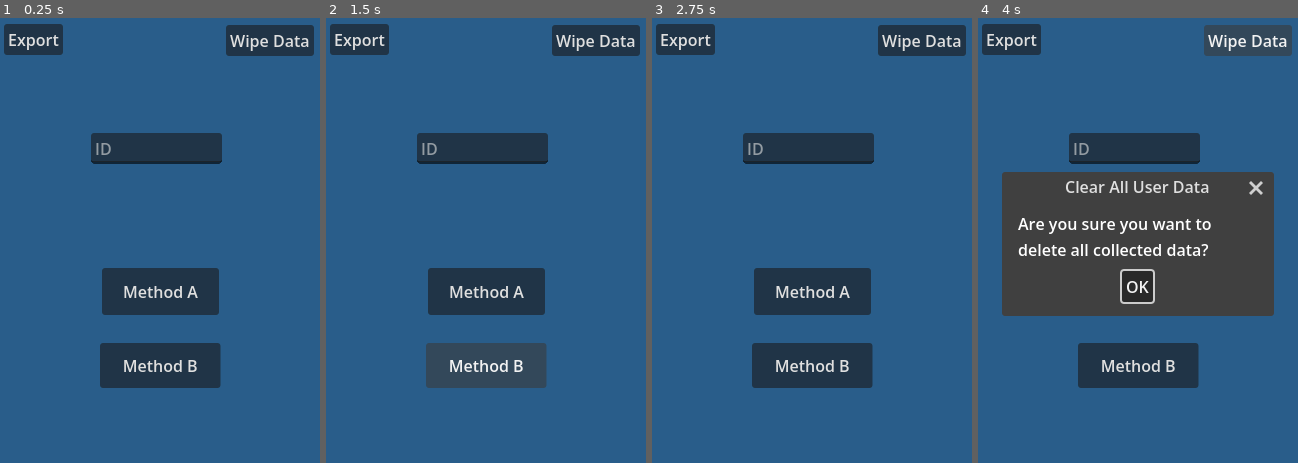
Above: before the commit, frames 1-4 (left to right).
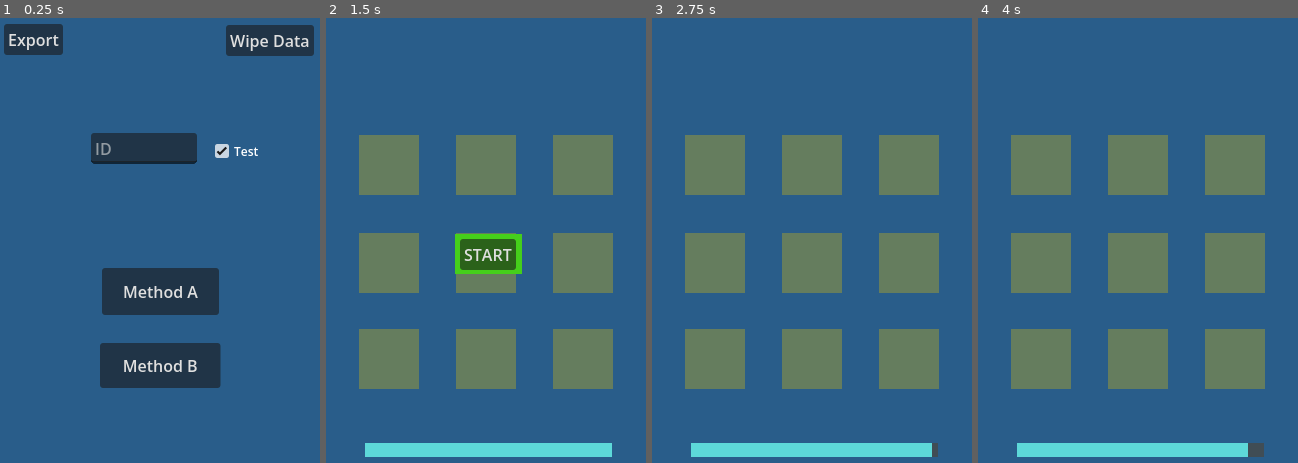
Above: after the commit, the same moments.

Repository: WyattMacKay/cs-4065-project
Game: Godot game, scene res://scenes/game_windows/main/main_window.tscn
Two runs of this game, one before a commit and one after it. Both use one fixed random seed, a clock stepped at 60 frames per second and the inputs below.
Inputs (mouse positions are in pixels of both pictures, inside the frame that each line leads up to):
- Up to frame 1 (0.25 s): no input
- Up to frame 2 (1.5 s): click "Method A" at 0.5 s; click (486, 365) at 1.25 s, where only the run before the commit has a clickable "Method B"
- Up to frame 3 (2.75 s): click (815, 253) at 2 s, where only the run after the commit has a clickable "START"
- Up to frame 4 (4 s): click (1010, 40) at 2.75 s, where only the run before the commit has a clickable "Export"; click (1246, 40) at 3.5 s, where only the run before the commit has a clickable "Wipe Data"

The runs differ from the first frame. In frame 1, 0.7% of the frame differs, in the area x 60-81%, y 25-33%; in frame 2, 35%; in frame 3, 35%; in frame 4, 49%, in the area x 1-99%, y 1-99%.

Commit message:
Add testing mode to avoid unnecessary data collection

Diff:
--- a/scenes/game_windows/main/main_window.gd
+++ b/scenes/game_windows/main/main_window.gd
@@ -3,6 +3,14 @@
 @export var whacamole_scene: PackedScene
 @export var hci_scene: PackedScene
 @export var id_edit: LineEdit
+@export var test_checkbox: CheckBox
+
+
+func _ready() -> void:
+	assert(whacamole_scene != null, "Export variable Whacamole Scene missing in " + name)
+	assert(whacamole_scene != null, "Export variable HCI Scene missing in " + name)
+	assert(whacamole_scene != null, "Export variable ID Edit missing in " + name)
+	assert(whacamole_scene != null, "Export variable Test Checkbox missing in " + name)
 
 
 func _on_wipe_data_pressed() -> void:
@@ -25,7 +33,8 @@
 
 
 func set_scene(scene: PackedScene):
-	if id_edit.text.is_empty() or !id_edit.text.is_valid_int():
+	if !test_checkbox.button_pressed and (id_edit.text.is_empty() or !id_edit.text.is_valid_int()):
 		return
+	DataCollector.test_mode = test_checkbox.button_pressed
 	DataCollector.user_id = id_edit.text.to_int()
 	get_tree().change_scene_to_packed(scene)
--- a/scenes/game_windows/main/main_window.tscn
+++ b/scenes/game_windows/main/main_window.tscn
@@ -5,7 +5,10 @@
 [ext_resource type="PackedScene" uid="uid://b1rw02nqh3lgj" path="res://scenes/game_windows/whacamole/whacamole.scn" id="2_dqhrp"]
 [ext_resource type="PackedScene" uid="uid://bnl4csxdjuaca" path="res://scenes/game_windows/classic-hci/classic_hci_experiment.tscn" id="3_tbl4c"]
 
-[node name="MainWindow" type="Control" unique_id=359813338 node_paths=PackedStringArray("id_edit")]
+[sub_resource type="Theme" id="Theme_vrjg8"]
+default_font_size = 12
+
+[node name="MainWindow" type="Control" unique_id=359813338 node_paths=PackedStringArray("id_edit", "test_checkbox")]
 layout_mode = 3
 anchors_preset = 15
 anchor_right = 1.0
@@ -16,6 +19,7 @@
 whacamole_scene = ExtResource("2_dqhrp")
 hci_scene = ExtResource("3_tbl4c")
 id_edit = NodePath("LineEdit")
+test_checkbox = NodePath("CheckBox")
 
 [node name="ColorRect" type="ColorRect" parent="." unique_id=837683189]
 layout_mode = 0
@@ -61,9 +65,19 @@
 layout_mode = 0
 offset_left = 91.0
 offset_top = 116.0
-offset_right = 222.0
+offset_right = 197.0
 offset_bottom = 147.0
 placeholder_text = "ID"
+
+[node name="CheckBox" type="CheckBox" parent="." unique_id=1216530197]
+layout_mode = 0
+offset_left = 210.0
+offset_top = 122.0
+offset_right = 234.0
+offset_bottom = 146.0
+theme = SubResource("Theme_vrjg8")
+button_pressed = true
+text = "Test"
 
 [connection signal="pressed" from="HCIButton" to="." method="_on_hci_button_pressed"]
 [connection signal="pressed" from="WhacAMoleButton" to="." method="_on_whac_a_mole_button_pressed"]
--- a/data_collector.gd
+++ b/scenes/helpers/data_collector.gd
@@ -1,6 +1,7 @@
 extends Node
 
-var user_id = -1
+var user_id := -1
+var test_mode := false
 
 const LOG_FILE := "user://game_data.csv"
 
@@ -25,6 +26,9 @@
 	misclicks: int,
 	time: int,
 ):
+	if test_mode:
+		return
+
 	var f: FileAccess
 
 	if FileAccess.file_exists(LOG_FILE):
Renamed: data_collector.gd.uid -> scenes/helpers/data_collector.gd.uid
